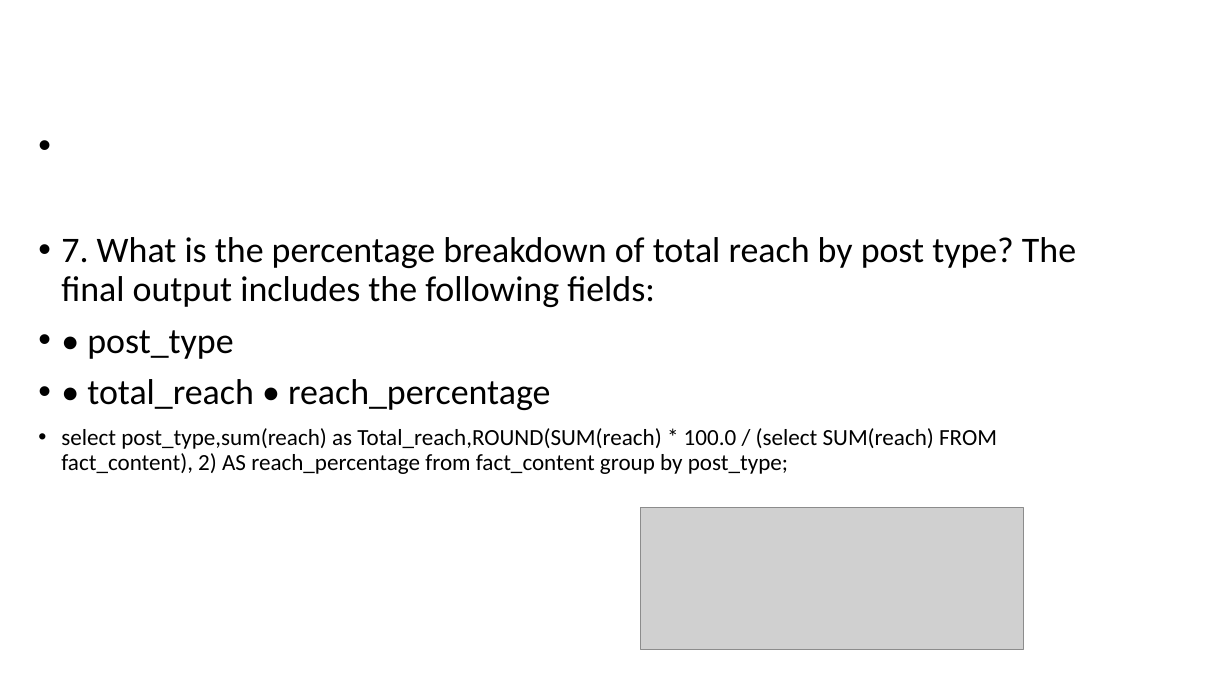
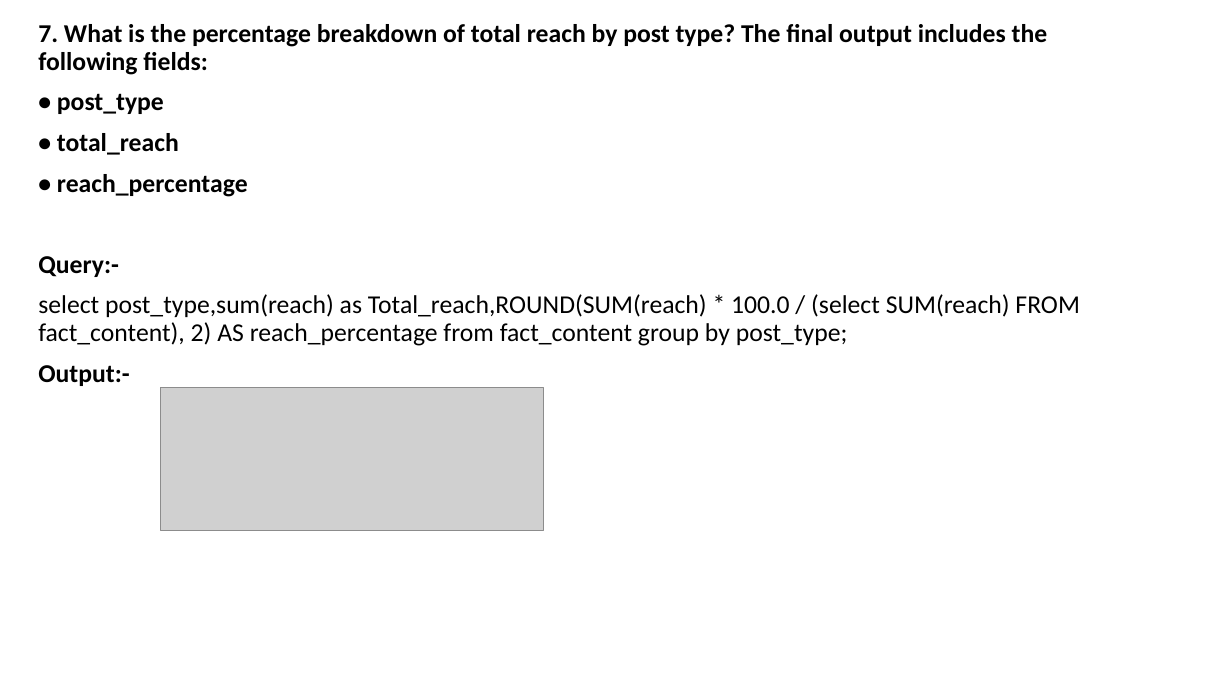
Before and after one commit to Viraj0212/Tech-Instagram-Influencer-Analysis, a slide deck: slide 8 of Tech Instagram Influencer Analysis.pptx. Drawn at 1232x693 pixels with LibreOffice and Linux fonts; fonts in the diff are those of the drawing; grey boxes stand for pictures. Boxes give left, top, right and bottom in pixels: in the first picture for what was removed or moved away, otherwise in the second. Text is boxed around its words. In the diff, an @@ line names an element or a change of style, - is before the commit and + after.

```diff
--- a/Tech Instagram Influencer Analysis.pptx
+++ b/Tech Instagram Influencer Analysis.pptx
@@ text at [38, 24, 1079, 346]: size 28 to 20 pt, bold on in "7. What is the percentage breakdown of ...", "• post_type"; size 18 to 20 pt in "select post_type,sum(reach) as Total_reach,ROUND(SUM(reach)  ..."; bullet • to none @@
@@ text at [38, 133, 248, 277]: text changed; size 28 to 20 pt; bold on @@
-• • total_reach • reach_percentage
+• total_reach
+• reach_percentage
+Query:-
@@ text at [38, 365, 129, 386]: paragraph added @@
+Output:-
@@ picture: place and size @@
-picture at [641, 507, 1024, 650]
+picture at [161, 388, 543, 531]
```
Also in this commit, not shown: 9 other slides changed, 2 slides added, 1 slide removed.
